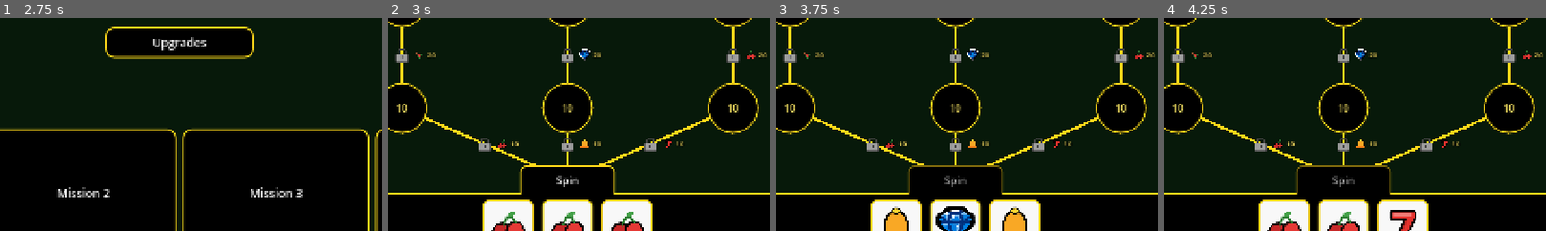
Above: before the commit, frames 1-4 (left to right).
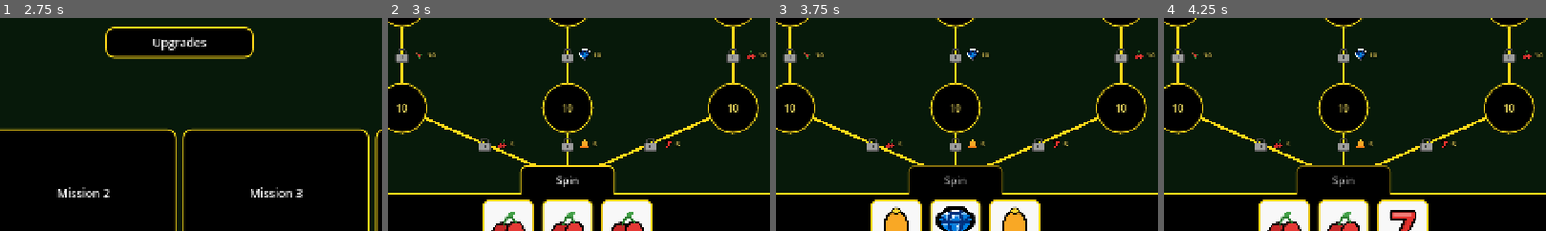
Above: after the commit, the same moments.

Repository: SorenKronborg/CasinoSlots
Game: Godot game, scene res://features/menu/main_menu.tscn
Two runs of this game, one before a commit and one after it. Both use one fixed random seed, a clock stepped at 60 frames per second and the inputs below.
Inputs:
- Up to frame 1 (2.75 s): click "New Game" at 0.5 s; click "Upgrades" at 1.25 s; click "Back" at 2 s
- Up to frame 2 (3 s): click "Mission 1" at 2.75 s
- Up to frame 3 (3.75 s): click "Spin" at 3.5 s
- Up to frame 4 (4.25 s): no input
The pictures show only the part of the screen within x 26-76%, y 44-94%; the shares and areas given below are measured in that part.

Frame 1 is identical in both runs. In frame 2, 0.2% of the frame differs, in the area x 10-98%, y 16-61%; in frame 3, 0.2%; in frame 4, 0.2%.

Commit message:
adjust lvl 1

Diff:
--- a/features/levels/level_1/level_01.tscn
+++ b/features/levels/level_1/level_01.tscn
@@ -67,7 +67,7 @@
 
 [node name="Lock" parent="Layout/TopField/LevelGraph/Edges/LinkSpinLeft" instance=ExtResource("4_lock")]
 unlock_resource = &"cherry"
-unlock_cost = 10
+unlock_cost = 5
 
 [node name="LinkSpinMid" parent="Layout/TopField/LevelGraph/Edges" instance=ExtResource("3_link")]
 from_path = NodePath("%SlotMachine/Spin")
@@ -75,7 +75,7 @@
 
 [node name="Lock" parent="Layout/TopField/LevelGraph/Edges/LinkSpinMid" instance=ExtResource("4_lock")]
 unlock_resource = &"bell"
-unlock_cost = 10
+unlock_cost = 5
 
 [node name="LinkSpinRight" parent="Layout/TopField/LevelGraph/Edges" instance=ExtResource("3_link")]
 from_path = NodePath("%SlotMachine/Spin")
@@ -83,7 +83,7 @@
 
 [node name="Lock" parent="Layout/TopField/LevelGraph/Edges/LinkSpinRight" instance=ExtResource("4_lock")]
 unlock_resource = &"seven"
-unlock_cost = 10
+unlock_cost = 5
 
 [node name="LinkLeft2" parent="Layout/TopField/LevelGraph/Edges" instance=ExtResource("3_link")]
 from_path = NodePath("../../Nodes/left1")
@@ -91,7 +91,7 @@
 
 [node name="Lock" parent="Layout/TopField/LevelGraph/Edges/LinkLeft2" instance=ExtResource("4_lock")]
 unlock_resource = &"watermelon"
-unlock_cost = 20
+unlock_cost = 10
 
 [node name="LinkMid2" parent="Layout/TopField/LevelGraph/Edges" instance=ExtResource("3_link")]
 from_path = NodePath("../../Nodes/mid1")
@@ -99,7 +99,7 @@
 
 [node name="Lock" parent="Layout/TopField/LevelGraph/Edges/LinkMid2" instance=ExtResource("4_lock")]
 unlock_resource = &"diamond"
-unlock_cost = 20
+unlock_cost = 10
 
 [node name="LinkRight2" parent="Layout/TopField/LevelGraph/Edges" instance=ExtResource("3_link")]
 from_path = NodePath("../../Nodes/right1")
@@ -107,4 +107,4 @@
 
 [node name="Lock" parent="Layout/TopField/LevelGraph/Edges/LinkRight2" instance=ExtResource("4_lock")]
 unlock_resource = &"cherry"
-unlock_cost = 20
+unlock_cost = 10
